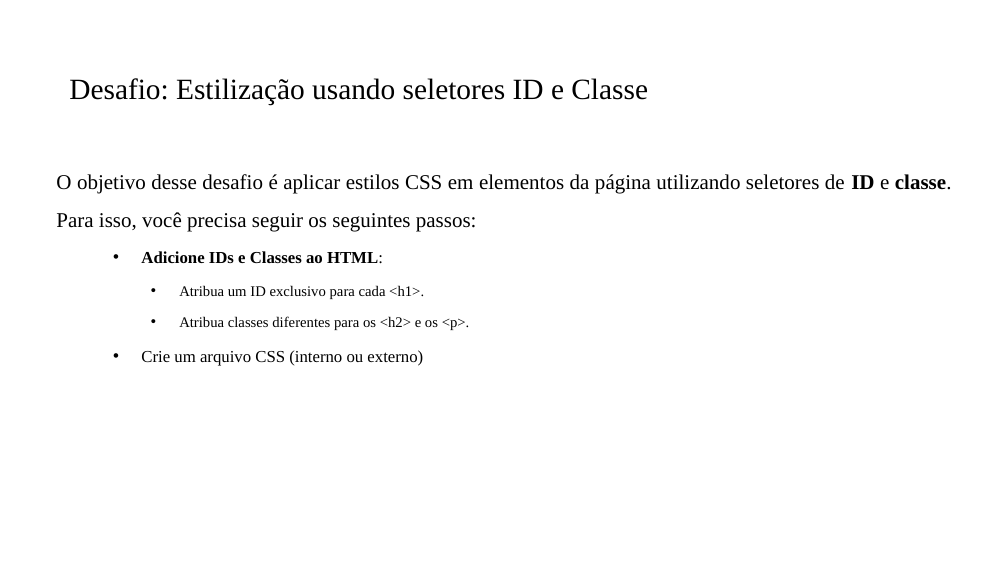
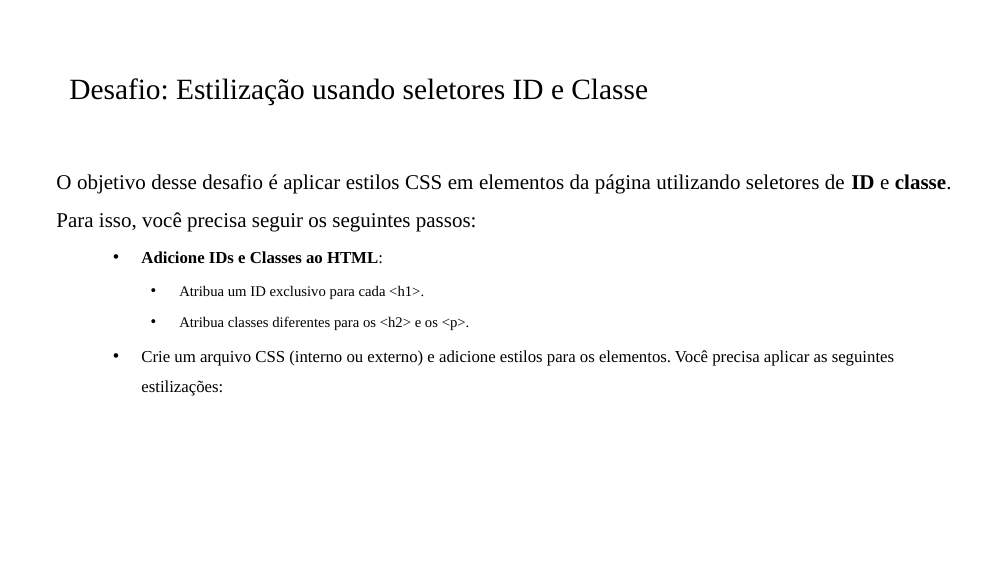
Before and after one commit to PedroMiho/Logica-de-Programacao, a slide deck: slide 7 of Módulo 01 - HTML e CSS/Aula 05 - Introdução a Seletores no CSS/Introdução aos Seletores CSS.pptx. Drawn at 1008x567 pixels with LibreOffice and Linux fonts; fonts in the diff are those of the drawing; background and template pictures are left out. Boxes give left, top, right and bottom in pixels: in the first picture for what was removed or moved away, otherwise in the second. Text is boxed around its words. In the diff, an @@ line names an element or a change of style, - is before the commit and + after.

```diff
--- a/Módulo 01 - HTML e CSS/Aula 05 - Introdução a Seletores no CSS/Introdução aos Seletores CSS.pptx
+++ b/Módulo 01 - HTML e CSS/Aula 05 - Introdução a Seletores no CSS/Introdução aos Seletores CSS.pptx
@@ text at (141,350,894,396): text changed @@
-  • Crie um arquivo CSS (interno ou externo)
+  • Crie um arquivo CSS (interno ou externo) e adicione estilos para os elementos. Você precisa aplicar as seguintes estilizações:
```
Also in this commit, not shown: 2 slides added, 5 other files.
